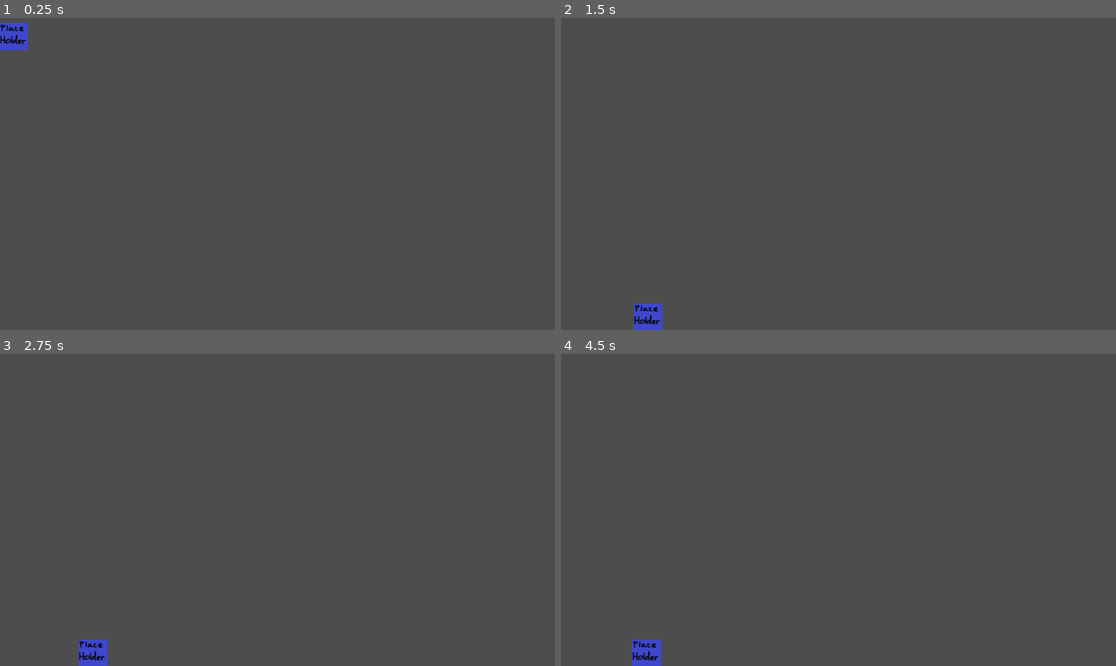
Above: before the commit, frames 1-4 (two rows, left to right).
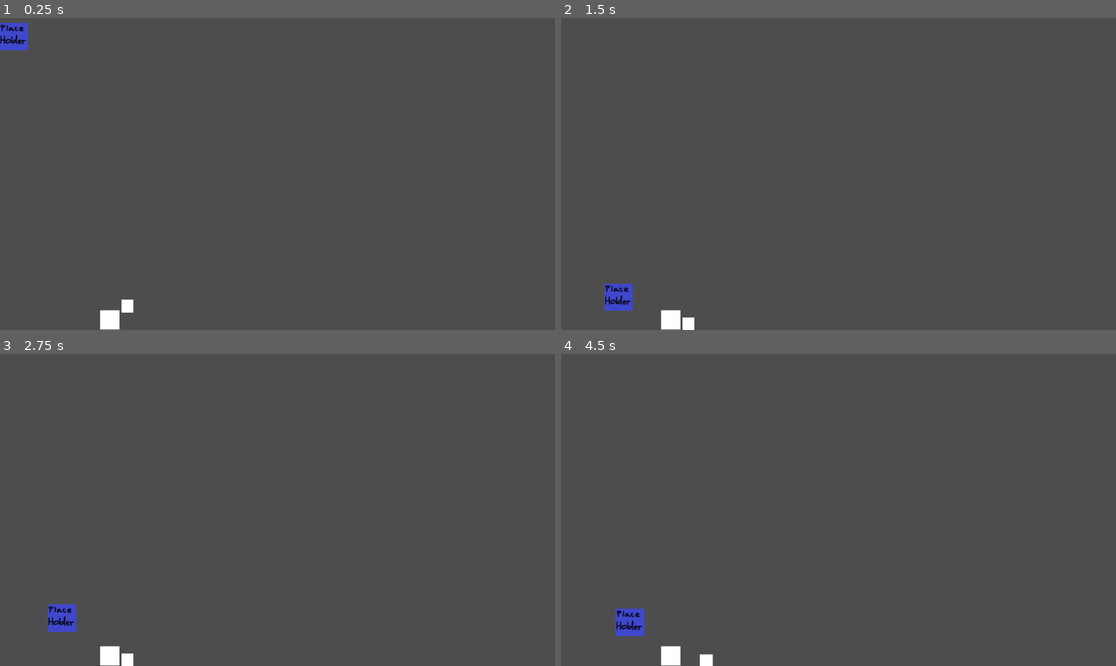
Above: after the commit, the same moments.

Repository: userbooi/2d_platformer
Game: Godot game, scene res://main_game.tscn
Same seed, same stepped clock (60 frames per second), same inputs: the game is played once before the commit and once after it.
Inputs:
- Up to frame 1 (0.25 s): no input
- Up to frame 2 (1.5 s): hold Right (move_right) 0.53-1.28 s; hold Space (jump) 0.53-1.28 s; hold Left (move_left) from 1.28 s (still down); tap Space (jump) at 1.35 s
- Up to frame 3 (2.75 s): tap Space (jump) at 1.52, 1.82 s; release Left (move_left) at 2.03 s; hold Right (move_right) from 2.03 s (still down); hold Space (jump) from 2.03 s (still down)
- Up to frame 4 (4.5 s): release Space (jump) at 2.78 s; tap Space (jump) at 2.85, 3.02, 3.32, 4.35 s; release Right (move_right) at 3.53 s; hold Space (jump) 3.53-4.28 s; hold Left (move_left) from 3.53 s (still down)

The runs differ from the first frame. In frame 1, 0.3% of the frame differs, in the area x 18-25%, y 90-100%; in frame 2, 1.2%; in frame 3, 1.1%; in frame 4, 1.2%, in the area x 9-28%, y 81-100%.

Commit message:
jumping

Diff:
--- a/main_game.tscn
+++ b/main_game.tscn
@@ -8,6 +8,12 @@
 
 [sub_resource type="RectangleShape2D" id="RectangleShape2D_y51n6"]
 size = Vector2(12, 659)
+
+[sub_resource type="RectangleShape2D" id="RectangleShape2D_al0ug"]
+size = Vector2(25, 27)
+
+[sub_resource type="RectangleShape2D" id="RectangleShape2D_bvo5b"]
+size = Vector2(40, 40)
 
 [node name="MainGame" type="Node2D"]
 script = ExtResource("1_qkinc")
@@ -28,3 +34,31 @@
 [node name="right_wall" type="CollisionShape2D" parent="StaticBody2D"]
 position = Vector2(1082, -378)
 shape = SubResource("RectangleShape2D_y51n6")
+
+[node name="RigidBody2D" type="RigidBody2D" parent="."]
+position = Vector2(265, 570)
+metadata/_edit_group_ = true
+
+[node name="ColorRect" type="ColorRect" parent="RigidBody2D"]
+offset_left = -13.0
+offset_top = -13.0
+offset_right = 12.0
+offset_bottom = 14.0
+
+[node name="CollisionShape2D" type="CollisionShape2D" parent="RigidBody2D"]
+position = Vector2(-0.5, 0.5)
+shape = SubResource("RectangleShape2D_al0ug")
+
+[node name="Area2D" type="Area2D" parent="."]
+position = Vector2(229, 627)
+metadata/_edit_group_ = true
+
+[node name="ColorRect" type="ColorRect" parent="Area2D"]
+offset_left = -21.0
+offset_top = -20.0
+offset_right = 19.0
+offset_bottom = 20.0
+
+[node name="CollisionShape2D" type="CollisionShape2D" parent="Area2D"]
+position = Vector2(-1, 0)
+shape = SubResource("RectangleShape2D_bvo5b")
--- a/player.gd
+++ b/player.gd
@@ -1,8 +1,9 @@
 extends RigidBody2D
 
-@export var speed = 400
-@export var jump_force = 300
-var jump = false
+@export var ground_speed = 400
+@export var air_speed = 100
+@export var jump_force = 600
+var jumping = false
 
 # Called when the node enters the scene tree for the first time.
 func _ready():
@@ -19,10 +20,24 @@
 	var velocity = state.get_linear_velocity()
 	var step = state.get_step()
 
+	for x in range(state.get_contact_count()):
+		if state.get_contact_local_normal(x) == Vector2(0, -1):
+			#print("floor")
+			jumping = false
 
-	if Input.is_action_pressed("move_right") and velocity.x < 200:
-		velocity.x += speed * step * 20
-	elif Input.is_action_pressed("move_left") and velocity.x > -200:
-		velocity.x -= speed * step * 20
+	if Input.is_action_pressed("jump") and !jumping:
+		velocity.y -= jump_force * step * 20
+		jumping = true
+
+	if !jumping:
+		if Input.is_action_pressed("move_right") and velocity.x < 200:
+			velocity.x += ground_speed * step * 10
+		elif Input.is_action_pressed("move_left") and velocity.x > -200:
+			velocity.x -= ground_speed * step * 10
+	else:
+		if Input.is_action_pressed("move_right") and velocity.x < 200:
+			velocity.x += air_speed * step * 10
+		elif Input.is_action_pressed("move_left") and velocity.x > -200:
+			velocity.x -= air_speed * step * 10
 
 	state.set_linear_velocity(velocity)
--- a/player.tscn
+++ b/player.tscn
@@ -9,6 +9,8 @@
 [node name="Player" type="RigidBody2D"]
 mass = 0.52
 lock_rotation = true
+max_contacts_reported = 5
+contact_monitor = true
 script = ExtResource("1_c3mo5")
 metadata/_edit_group_ = true
 
Not shown: 1 places in main_game.tscn that only renumber resources
